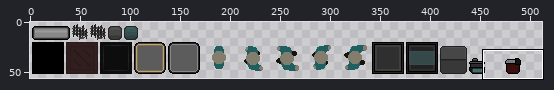
A sprite sheet gets an edit: res/gfx/graphics.png. The picture above shows the old version from afar; the outline marks the close-up.
Close-up. The starting point:
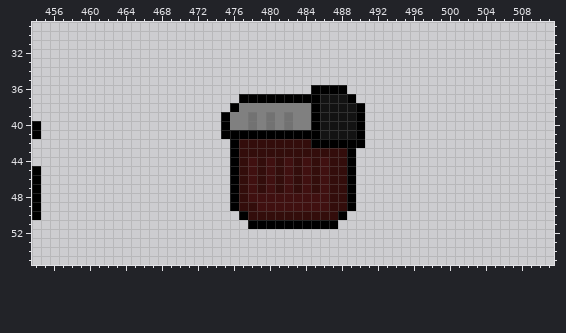
The file is 512x64 pixels. Colours within 5 levels of each other are drawn and written as one. Shown: x 454..511, y 29..55. The old version is drawn lined up with the new one. The wide view leaves out empty margins.
After the commit:
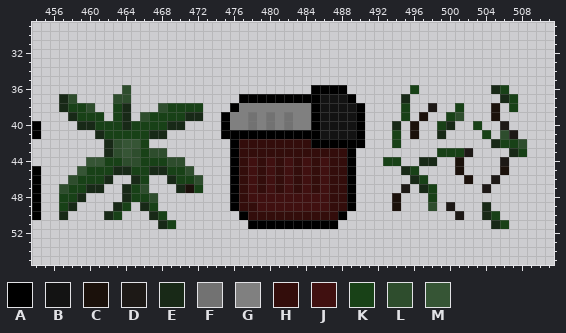
Palette (. is transparent): A #000000  B #131313  C #1b110b  D #1d1916  E #182917  F #727272  G #808080  H #330d0b  J #401010  K #184117  L #2e4d2d  M #365535
Edits made:
drawings rearranged on the sheet (the old picture shows each at its new place)
@@ x 454..511 @@
 35 ..........................................................
-36 ...............................AAAA.......................
-37 .......................AAAAAAAAABBBA......................
-38 ......................AGGGGGGGGABBBBA.....................
-39 .....................AGGFGFGFGGABBBBA.....................
-40 A....................AGGFGFGFGGABBBBA.....................
-41 A....................AAAAAAAAAAABBBBA.....................
-42 ......................AHHHHHHHHAAAAAA.....................
-43 ......................AHHHHHHHHHHHHA......................
-44 ......................AHJHJHJHJHJHHA......................
-45 A.....................AHJHJHJHJHJHHA......................
-46 A.....................AHJHJHJHJHJHHA......................
-47 A.....................AHJHJHJHJHJHHA......................
-48 A.....................AHJJJJJJJJJHHA......................
-49 A.....................AHHJJJJJJJJHHA......................
-50 A......................AHHHHHHHHHHA.......................
-51 ........................AAAAAAAAAA........................
+36 ..........L....................AAAA.......K........EK.....
+37 ...EL....LL............AAAAAAAAABBBA.....E..........EK....
+38 ...EKKL..KE...LKKKK...AGGGGGGGGABBBBA....K..D..K...C.K....
+39 ....EKKK.KE.LKKKKEE..AGGFGFGFGGABBBBA....K.C..KL...C......
+40 A....EEKKKEKKKKEE....AGGFGFGFGGABBBBA...E.C..KE..K..D.....
+41 A......EKKKKKEE......AAAAAAAAAAABBBBA...K.C..E....K.LD....
+42 ........ELMMK.........AHHHHHHHHAAAAAA...K..........EKKL...
+43 ........ELMLKLL.......AHHHHHHHHHHHHA.........KKKD....EK...
+44 ......MMKKLLKKKLL.....AHJHJHJHJHJHHA...KK..EE..C....D.....
+45 A....MKKKEEKKEEKKL....AHJHJHJHJHJHHA.....EK....C....C.....
+46 A...LKKKE..EK..EKKL...AHJHJHJHJHJHHA......EK....C..D......
+47 A..LKKEE..EKL...ECK...AHJHJHJHJHJHHA.....D.EK.....D.......
+48 A..KKE....EKKL........AHJJJJJJJJJHHA....C...K.............
+49 A..KE....EK.EK........AHHJJJJJJJJHHA....C...L.D...E.......
+50 A..E....EK...EK........AHHHHHHHHHHA............D..EK......
+51 ..............EK........AAAAAAAAAA.................EK.....
 52 ..........................................................
Where, in picture pixels (left, top, right, bottom), the same in both close-ups:
added: (59, 85, 203, 229)
added: (383, 85, 527, 229)
